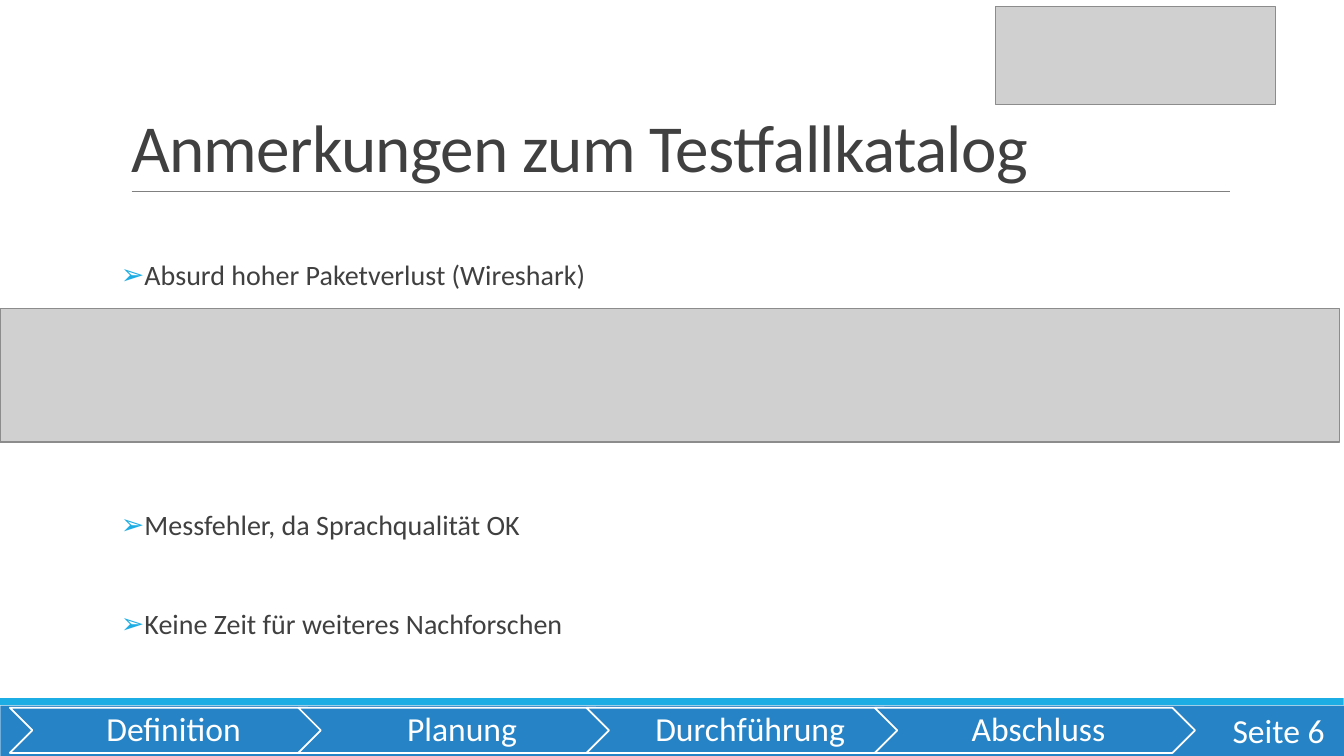
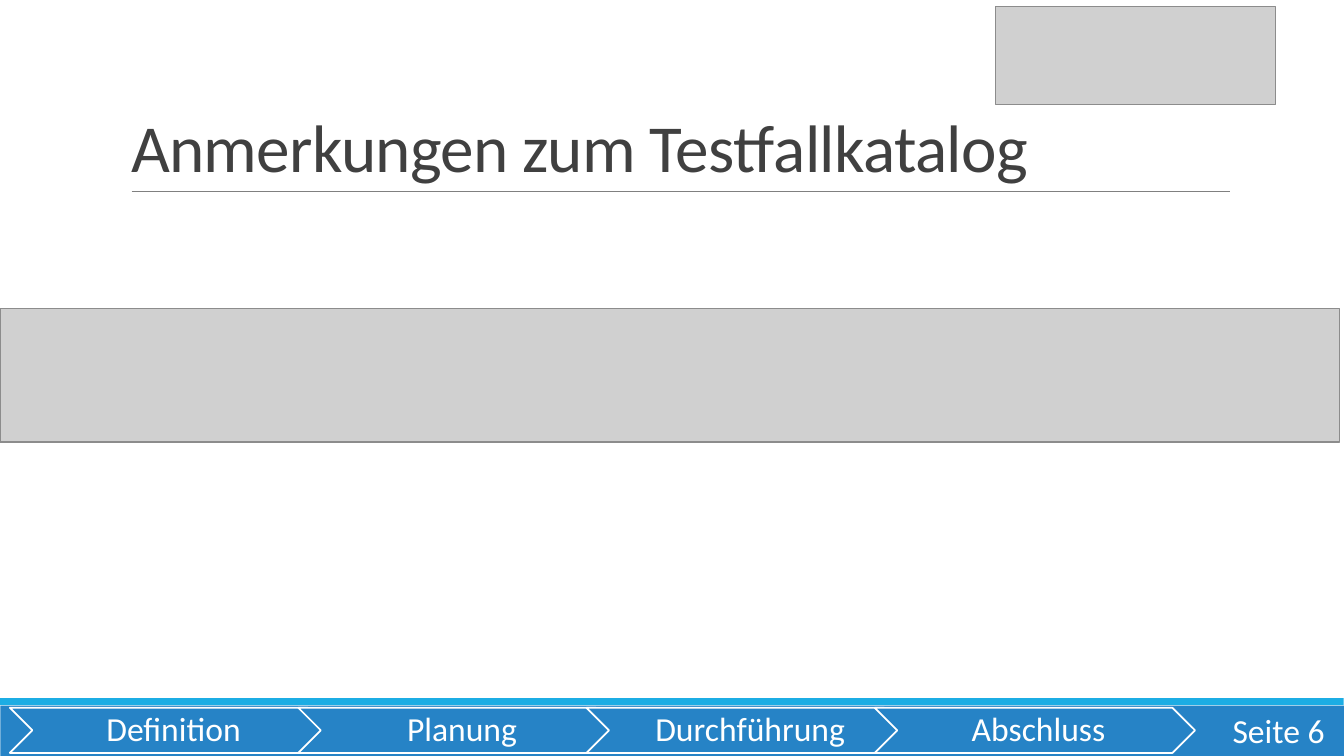
Before and after one commit to OberstufenprojektVOIP/OSP_VOIP, a slide deck: slide 6 of Pr-sentation/Präsi Tim Abschluss.pptx. Drawn at 1344x756 pixels with LibreOffice and Linux fonts; fonts in the diff are those of the drawing; grey boxes stand for pictures. Boxes give left, top, right and bottom in pixels: in the first picture for what was removed or moved away, otherwise in the second. Text is boxed around its words. In the diff, an @@ line names an element or a change of style, - is before the commit and + after.

```diff
--- a/Pr-sentation/Präsi Tim Abschluss.pptx
+++ b/Pr-sentation/Präsi Tim Abschluss.pptx
@@ text removed at box(144, 264, 585, 634) @@
-➢ Absurd hoher Paketverlust (Wireshark)
-➢ Messfehler, da Sprachqualität OK
-➢ Keine Zeit für weiteres Nachforschen
```
Also in this commit, not shown: 7 other slides changed.
